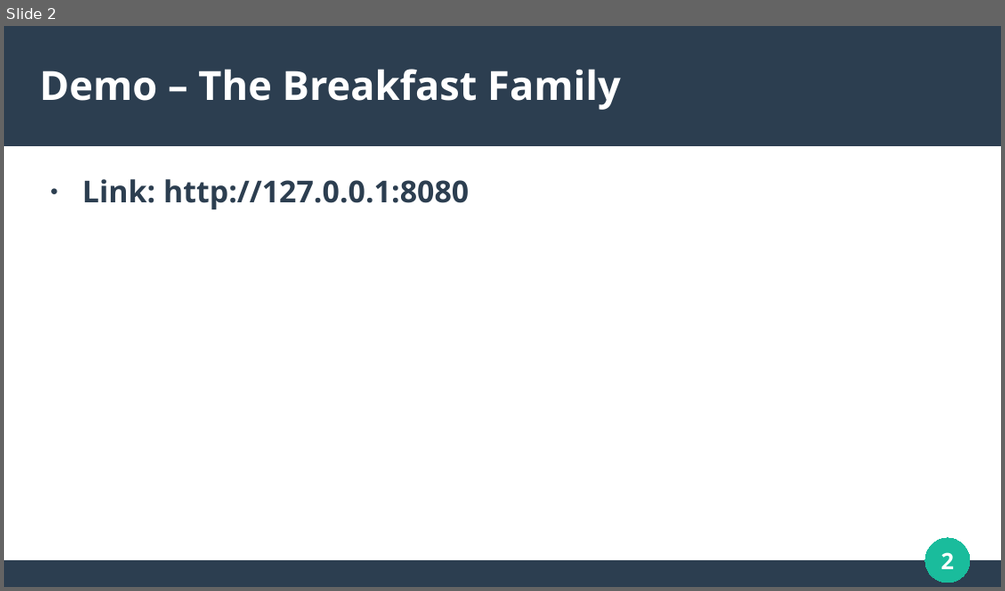
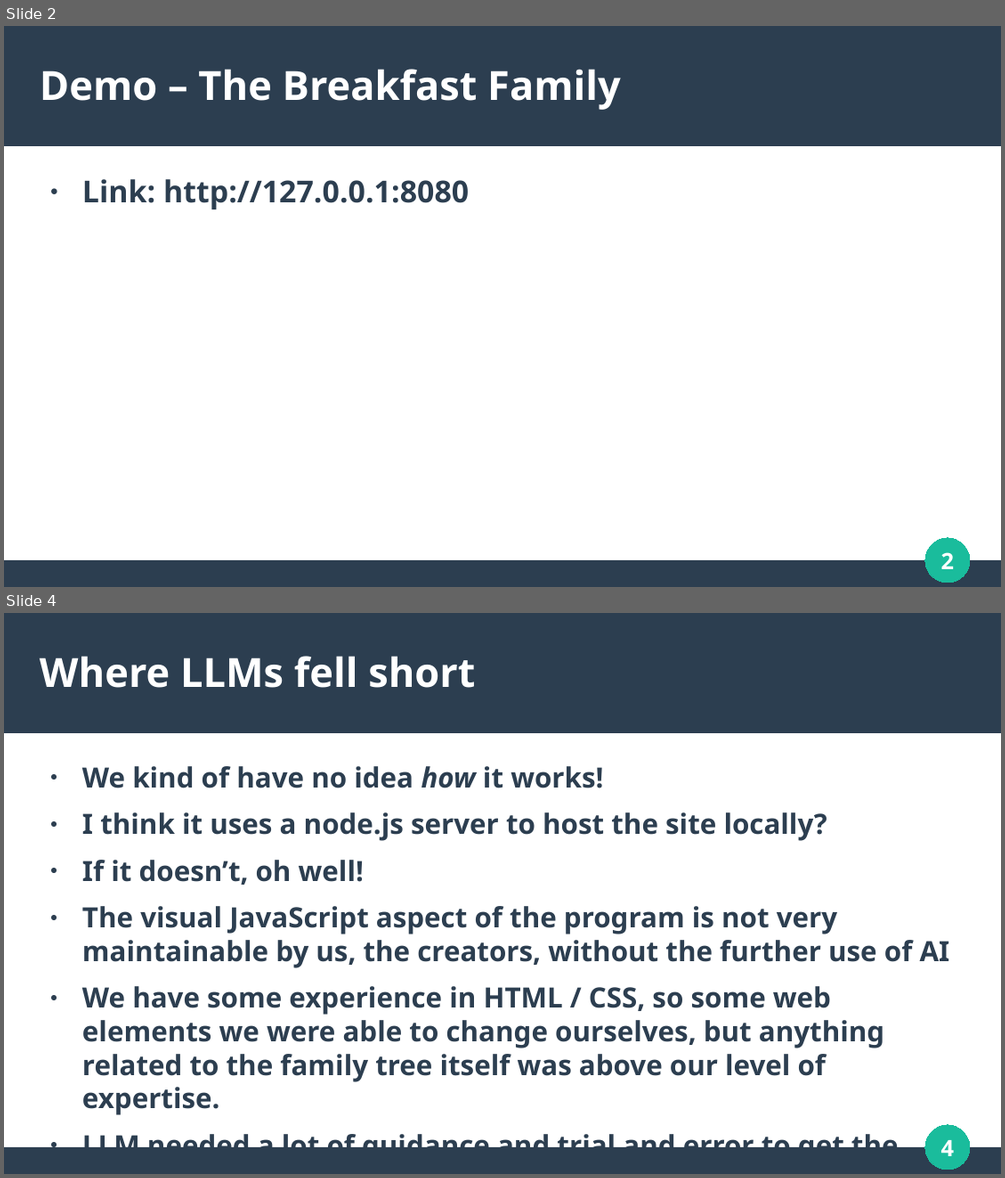
Before and after one commit to kaiguy71/Family-Tree, a slide deck: DeliverablePresentation.odp. Shown one above the other, each under a label of ours: slide 2 before the commit, slides 2 and 4 after it; the slides between them are not shown. The pictures are 1005x591 and 1005x1178 pixels, drawn with LibreOffice and Linux fonts; fonts in the diff are those of the drawing. Boxes give left, top, right and bottom in pixels: in the first picture for what was removed or moved away, otherwise in the second. Text is boxed around its words. In the diff, an @@ line names an element or a change of style, - is before the commit and + after.

```diff
--- a/DeliverablePresentation.odp
+++ b/DeliverablePresentation.odp
@@ slide 4 added at <box>4,613,1001,1174</box>, background #FFFFFF; not listed: 3 template elements that a slide beside it also shows @@
@@ title added at <box>40,656,475,688</box>, 32 pt, text #FFFFFF, bold @@
+Where LLMs fell short
@@ text added at <box>82,766,950,1147</box>, 22.2 pt, text #2C3E50, bold @@
+● We kind of have no idea how it works!
+● I think it uses a node.js server to host the site locally?
+● If it doesn’t, oh well!
+● The visual JavaScript aspect of the program is not very maintainable by us, the creators, without the further use of AI
+● We have some experience in HTML / CSS, so some web elements we were able to change ourselves, but anything related to the family tree itself was above our level of expertise.
+● LLM needed a lot of guidance and trial and error to get the program to a state we were content with.
@@ page number added at <box>941,1140,955,1156</box>, 18 pt, text #FFFFFF, bold @@
+4
```
Also in this commit, not shown: 1 slide changed, 1 other slide added, 2 slides removed.
